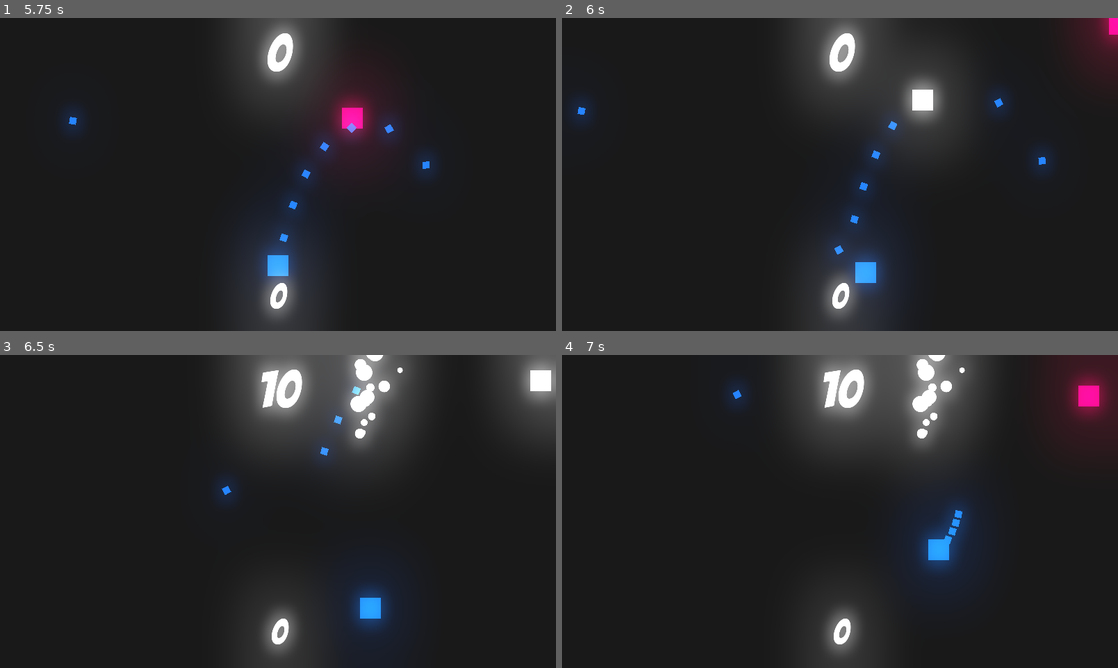
Above: before the commit, frames 1-4 (two rows, left to right).
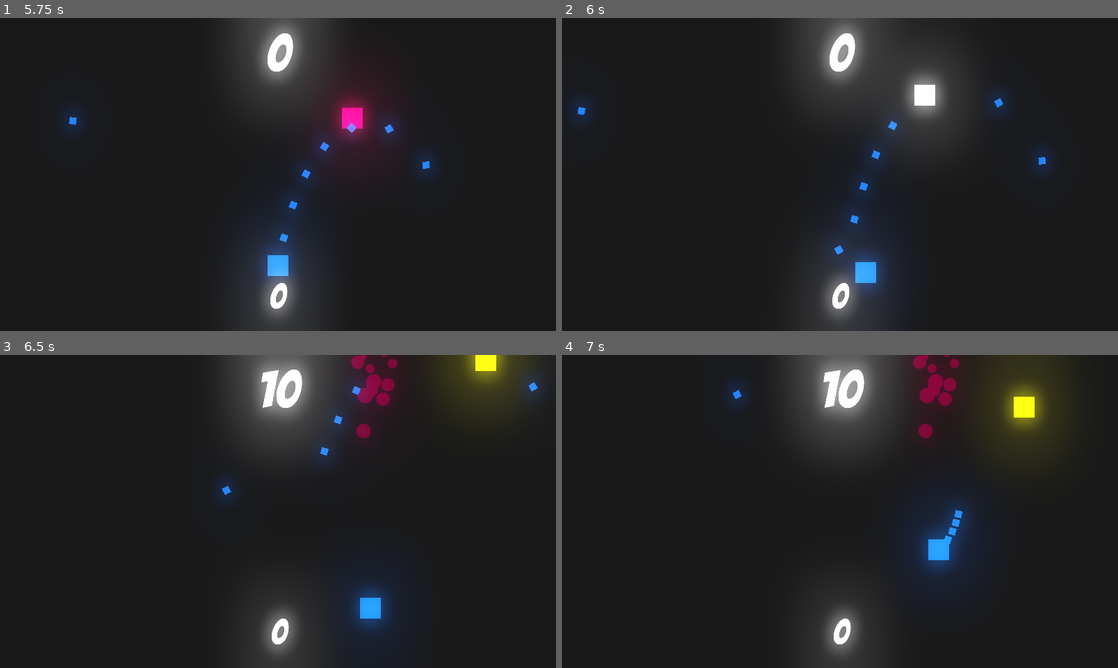
Above: after the commit, the same moments.

Repository: Gui-dev/shooter
Game: Godot game, scene res://levels/LevelOne.tscn
Two runs of this game, one before a commit and one after it. Both use one fixed random seed, a clock stepped at 60 frames per second and the inputs below. The project has no main scene, so this scene is started directly.
Inputs (mouse positions are in pixels of both pictures, inside the frame that each line leads up to):
- Up to frame 1 (5.75 s): tap Enter at 0.5 s; move the mouse to (400, 158) at 0.52 s; hold D (right) 0.53-1.28 s; hold Space (shooter) 0.53-1.28 s; move the mouse to (166, 190) at 1.27 s; hold S (down) 1.28-2.03 s; tap Space (shooter) at 1.35, 2.85, 4.35 s; move the mouse to (333, 105) at 2.02 s; hold D (right) 2.03-2.78 s; hold Space (shooter) 2.03-2.78 s; move the mouse to (250, 237) at 2.77 s; hold W (up) 2.78-3.53 s; move the mouse to (444, 221) at 3.52 s; hold Space (shooter) 3.53-4.28 s; hold A (left) 3.53-5.03 s; move the mouse to (111, 127) at 4.27 s; move the mouse to (305, 174) at 5.02 s; hold S (down) from 5.03 s (still down); hold Space (shooter) from 5.03 s (still down)
- Up to frame 2 (6 s): move the mouse to (756, 96) at 5.77 s; release S (down) at 5.78 s; release Space (shooter) at 5.78 s; hold D (right) from 5.78 s (still down); tap Space (shooter) at 5.85 s
- Up to frame 3 (6.5 s): keep holding D (right)
- Up to frame 4 (7 s): move the mouse to (962, 495) at 6.52 s; release D (right) at 6.53 s; hold W (up) from 6.53 s (still down); hold Space (shooter) from 6.53 s (still down)

Frame 1 is identical in both runs. In frame 2, 1.3% of the frame differs, in the area x 63-100%, y 0-32%; in frame 3, 7.5%; in frame 4, 8.2%, in the area x 59-100%, y 0-33%.

Commit message:
feat: add new enemy

Diff:
--- a/levels/LevelOne.tscn
+++ b/levels/LevelOne.tscn
@@ -6,6 +6,8 @@
 [ext_resource path="res://scripts/Points.gd" type="Script" id=4]
 [ext_resource path="res://scripts/Camera.gd" type="Script" id=5]
 [ext_resource path="res://scripts/Record.gd" type="Script" id=6]
+[ext_resource path="res://scenes/Enemy.tscn" type="PackedScene" id=7]
+[ext_resource path="res://scenes/EnemyThree.tscn" type="PackedScene" id=8]
 
 [sub_resource type="Environment" id=1]
 background_mode = 4
@@ -24,6 +26,7 @@
 
 [node name="LevelOne" type="Node2D"]
 script = ExtResource( 2 )
+enemies = [ ExtResource( 7 ), ExtResource( 8 ) ]
 
 [node name="Player" parent="." instance=ExtResource( 1 )]
 position = Vector2( 320, 180 )
--- a/project.godot
+++ b/project.godot
@@ -7,6 +7,16 @@
 ;   param=value ; assign values to parameters
 
 config_version=4
+
+_global_script_classes=[ {
+"base": "Sprite",
+"class": "BaseEnemy",
+"language": "GDScript",
+"path": "res://scripts/BaseEnemy.gd"
+} ]
+_global_script_class_icons={
+"BaseEnemy": ""
+}
 
 [application]
 
--- /dev/null
+++ b/scenes/EnemyThree.tscn
@@ -0,0 +1,9 @@
+[gd_scene load_steps=2 format=2]
+
+[ext_resource path="res://scenes/Enemy.tscn" type="PackedScene" id=1]
+
+[node name="EnemyThree" instance=ExtResource( 1 )]
+modulate = Color( 0.941176, 0.911229, 0.0392157, 1 )
+velocity = 120
+retreat = 1200
+health_points = 1
--- /dev/null
+++ b/scenes/EnemyTwo.tscn
@@ -0,0 +1,5 @@
+[gd_scene load_steps=2 format=2]
+
+[ext_resource path="res://scenes/Enemy.tscn" type="PackedScene" id=1]
+
+[node name="EnemyTwo" instance=ExtResource( 1 )]
--- a/scripts/Enemy.gd
+++ b/scripts/Enemy.gd
@@ -1,42 +1,5 @@
-extends Sprite
-
-
-var velocity = 75
-var movement = Vector2.ZERO
-var stunned = false
-var retreat = 6
-var health_points = 3
-var blood_particle = preload('res://prefabs/BloodParticle.tscn')
+extends BaseEnemy
 
 
 func _process(delta: float) -> void:
-  if Global.player != null and !stunned:
-    movement = global_position.direction_to(Global.player.global_position)
-  elif stunned:
-    movement = lerp(movement, Vector2.ZERO, 0.3)
-
-  global_position += movement * velocity * delta
-
-  if health_points <= 0 and Global.create_parent_node != null:
-    if Global.camera != null:
-      Global.camera.shake_screen(50, 0.1)
-
-    Global.score += 10
-    var instance_blood_particle = Global.instance_node(blood_particle, global_position, Global.create_parent_node)
-    instance_blood_particle.rotation = movement.angle()
-    queue_free()
-
-
-func _on_hitbox_area_entered(area: Area2D) -> void:
-  if area.is_in_group('damage') and !stunned:
-    modulate = Color.white
-    area.get_parent().queue_free()
-    movement = -movement * retreat
-    stunned = true
-    health_points -= 1
-    $time_retreat.start()
-
-
-func _on_time_retreat_timeout() -> void:
-  modulate = Color('f3066a')
-  stunned = false
+  basic_enemy_move(delta)
--- a/scripts/LevelOne.gd
+++ b/scripts/LevelOne.gd
@@ -1,7 +1,7 @@
 extends Node2D
 
 
-var enemy_one = preload('res://scenes/Enemy.tscn')
+export(Array, PackedScene) var enemies
 
 
 func _ready() -> void:
@@ -19,7 +19,8 @@
   while enemy_position.x < 640 and enemy_position.x > -80 and enemy_position.y < 360 and enemy_position.y > -45:
     enemy_position = Vector2(rand_range(-160, 670), rand_range(-90, 300))
 
-  Global.instance_node(enemy_one, enemy_position, self)
+  var enemies_numbers = round(rand_range(0, enemies.size() - 1))
+  Global.instance_node(enemies[enemies_numbers], enemy_position, self)
 
 
 func _on_timer_increase_difficulty_timeout() -> void:
Not shown: 1 places in levels/LevelOne.tscn that only renumber resources
